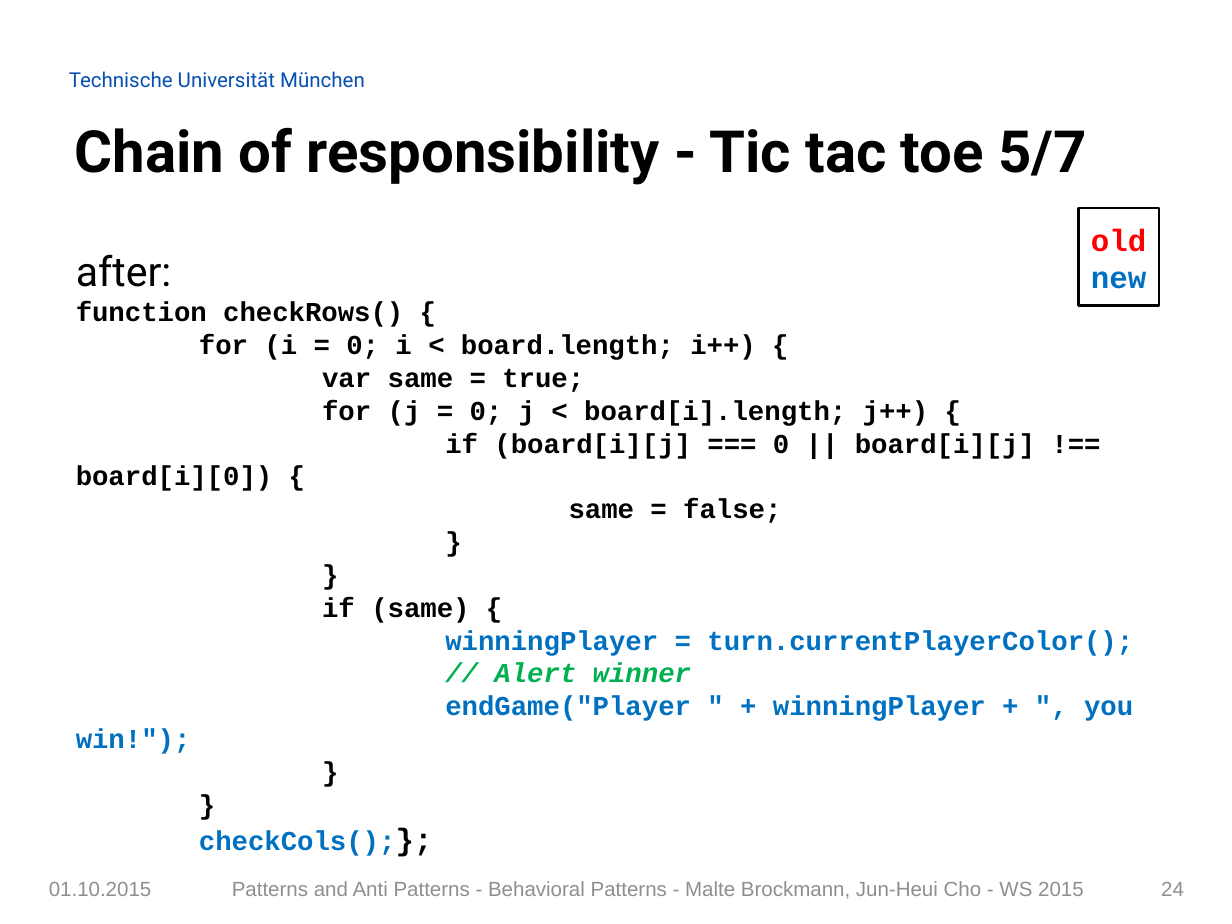
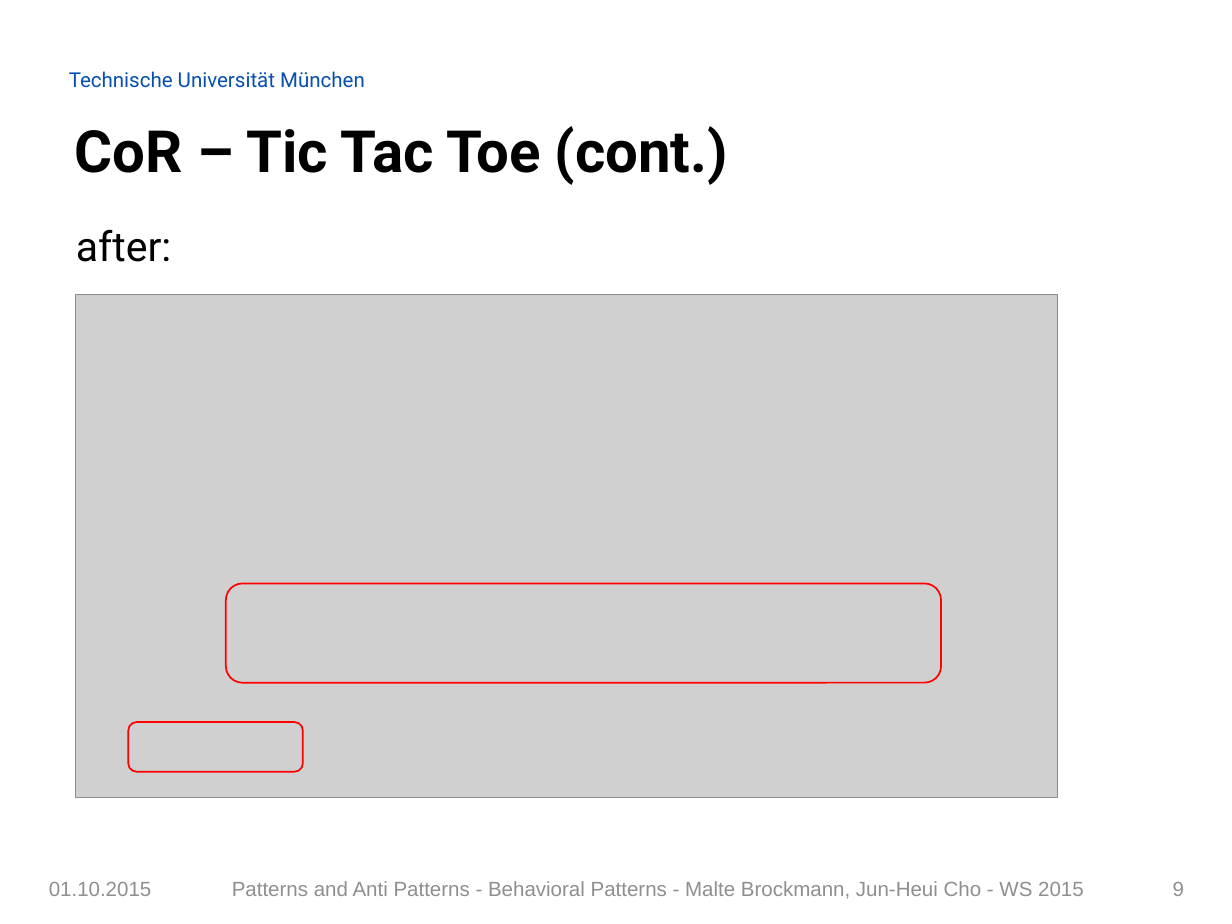
Before and after one commit to Painted6/Behavioral-design-patterns, a slide deck: slide 9 of Behavioral Patterns - JS Patterns and Anti Patterns.pptx (slide 24 before the commit). Drawn at 1232x924 pixels with LibreOffice and Linux fonts; fonts in the diff are those of the drawing; grey boxes stand for pictures; background and template pictures are left out. Boxes give left, top, right and bottom in pixels: in the first picture for what was removed or moved away, otherwise in the second. Text is boxed around its words. In the diff, an @@ line names an element or a change of style, - is before the commit and + after.

```diff
--- a/Behavioral Patterns - JS Patterns and Anti Patterns.pptx
+++ b/Behavioral Patterns - JS Patterns and Anti Patterns.pptx
@@ title at (75, 126, 728, 185): text changed @@
-Chain of responsibility - Tic tac toe 5/7
+CoR – Tic Tac Toe (cont.)
@@ rectangle removed at (1079, 208, 1159, 306) @@
-old
-new
@@ text added at (76, 229, 172, 262), 24 pt, text #000000 @@
+after:
@@ text removed at (76, 254, 1133, 856) @@
-after:
-function checkRows() {
-for (i = 0; i < board.length; i++) {
-var same = true;
-for (j = 0; j < board[i].length; j++) {
-if (board[i][j] === 0 || board[i][j] !== board[i][0]) {
-same = false;
-}
-}
-if (same) {
-winningPlayer = turn.currentPlayerColor();
-// Alert winner
-endGame("Player " + winningPlayer + ", you win!");
-}
-}
-checkCols();};
@@ picture added at (75, 294, 1057, 797) @@
@@ rounded rectangle added at (225, 584, 941, 684), outline #FF0000 1 pt @@
@@ rounded rectangle added at (128, 722, 303, 771), outline #FF0000 1 pt @@
@@ page number at (1173, 882, 1184, 896): text changed @@
-24
+9
```
Also in this commit, not shown: 30 other slides changed, 3 slides removed.
